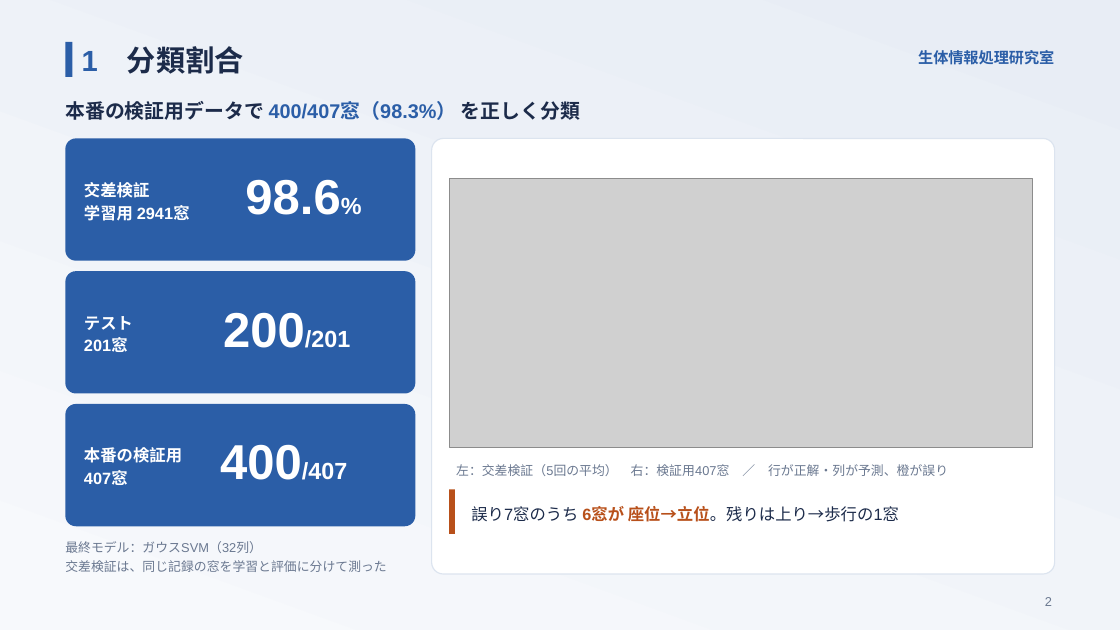
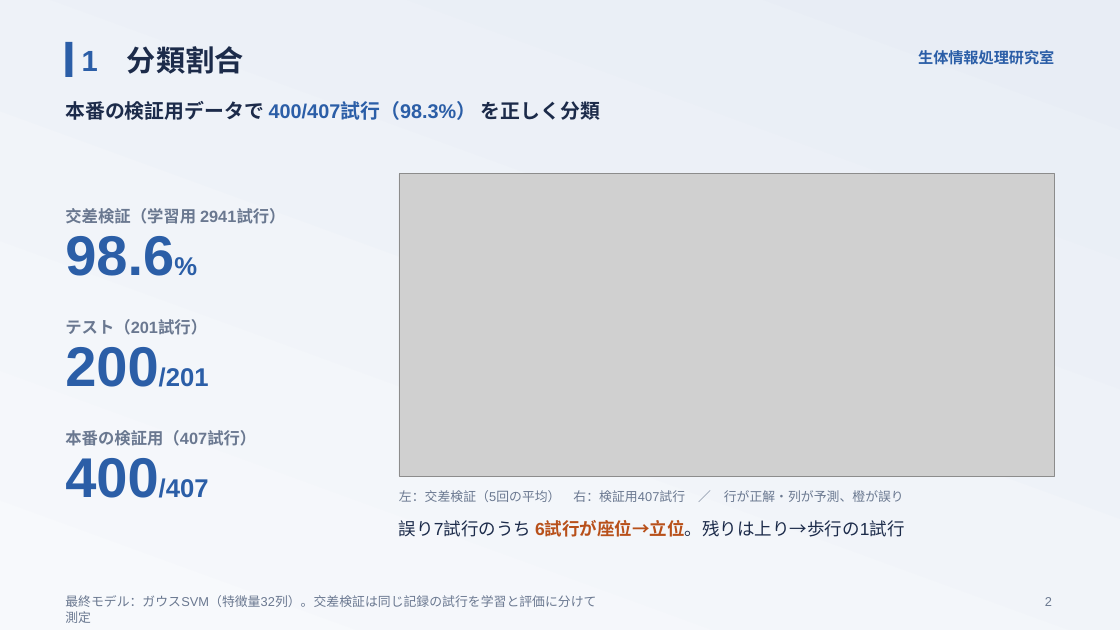
Before and after one commit to takuto-nohara/DataScienceContest, a slide deck: slide 2 of presentation/final_seitailab.pptx. Drawn at 1120x630 pixels with LibreOffice and Linux fonts; fonts in the diff are those of the drawing; grey boxes stand for pictures. Boxes give left, top, right and bottom in pixels: in the first picture for what was removed or moved away, otherwise in the second. Text is boxed around its words. In the diff, an @@ line names an element or a change of style, - is before the commit and + after.

```diff
--- a/presentation/final_seitailab.pptx
+++ b/presentation/final_seitailab.pptx
@@ text at [65, 101, 600, 120]: text changed @@
-本番の検証用データで 400/407窓（98.3%） を正しく分類
+本番の検証用データで 400/407試行（98.3%） を正しく分類
@@ rounded rectangle removed at [66, 139, 416, 261] @@
@@ rounded rectangle removed at [432, 139, 1055, 575] @@
@@ picture: place and size @@
-picture at [450, 178, 1033, 447]
+picture at [399, 174, 1055, 476]
@@ text at [65, 208, 285, 224]: text changed; text colour #FFFFFF to #6A7890 @@
-交差検証
-学習用 2941窓
+交差検証（学習用 2941試行）
@@ text "98.6%": place and size @@
-text "98.6%" at [245, 179, 340, 215]
+text "98.6%" at [65, 236, 174, 276]
@@ text "98.6%" at [65, 236, 174, 276]: size 42 to 48 pt, size 20 to 22 pt in "98.6%"; text colour #FFFFFF to #2B5EA7; line spacing 42pt to 48pt @@
@@ rounded rectangle removed at [66, 271, 416, 394] @@
@@ text at [65, 319, 207, 335]: text changed; text colour #FFFFFF to #6A7890 @@
-テスト
-201窓
+テスト（201試行）
@@ text "200/201": place and size @@
-text "200/201" at [223, 312, 350, 348]
+text "200/201" at [65, 347, 209, 387]
@@ text "200/201" at [65, 347, 209, 387]: size 42 to 48 pt, size 20 to 22 pt in "200/201"; text colour #FFFFFF to #2B5EA7; line spacing 42pt to 48pt @@
@@ rounded rectangle removed at [66, 404, 416, 527] @@
@@ text at [65, 430, 256, 446]: text changed; text colour #FFFFFF to #6A7890 @@
-本番の検証用
-407窓
+本番の検証用（407試行）
@@ text "400/407": place and size @@
-text "400/407" at [220, 444, 347, 480]
+text "400/407" at [65, 458, 209, 498]
@@ text "400/407" at [65, 458, 209, 498]: size 42 to 48 pt, size 20 to 22 pt in "400/407"; text colour #FFFFFF to #2B5EA7; line spacing 42pt to 48pt @@
@@ text at [399, 490, 904, 502]: text changed @@
-左：交差検証（5回の平均） 右：検証用407窓 ／ 行が正解・列が予測、橙が誤り
+左：交差検証（5回の平均） 右：検証用407試行 ／ 行が正解・列が予測、橙が誤り
@@ rounded rectangle removed at [450, 489, 1038, 534] @@
@@ rectangle removed at [450, 489, 455, 534] @@
@@ text at [399, 520, 904, 537]: text changed; size 14 to 15 pt @@
-誤り7窓のうち 6窓が 座位→立位。残りは上り→歩行の1窓
+誤り7試行のうち 6試行が座位→立位。残りは上り→歩行の1試行
@@ text at [65, 595, 596, 607]: text changed @@
-最終モデル：ガウスSVM（32列）
-交差検証は、同じ記録の窓を学習と評価に分けて測った
+最終モデル：ガウスSVM（特徴量32列）。交差検証は同じ記録の試行を学習と評価に分けて測定
```
Also in this commit, not shown: 7 other slides changed, 24 other files.
